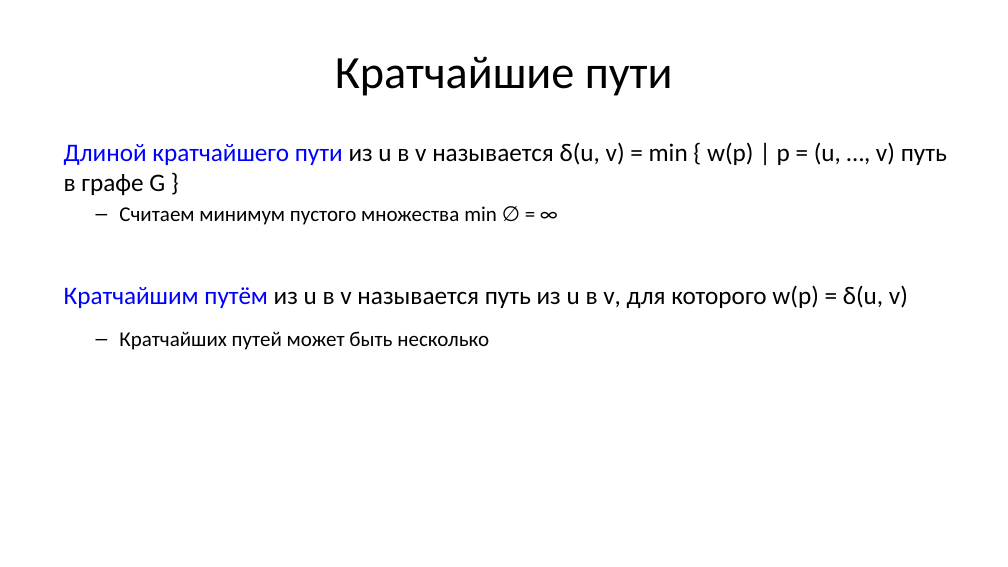
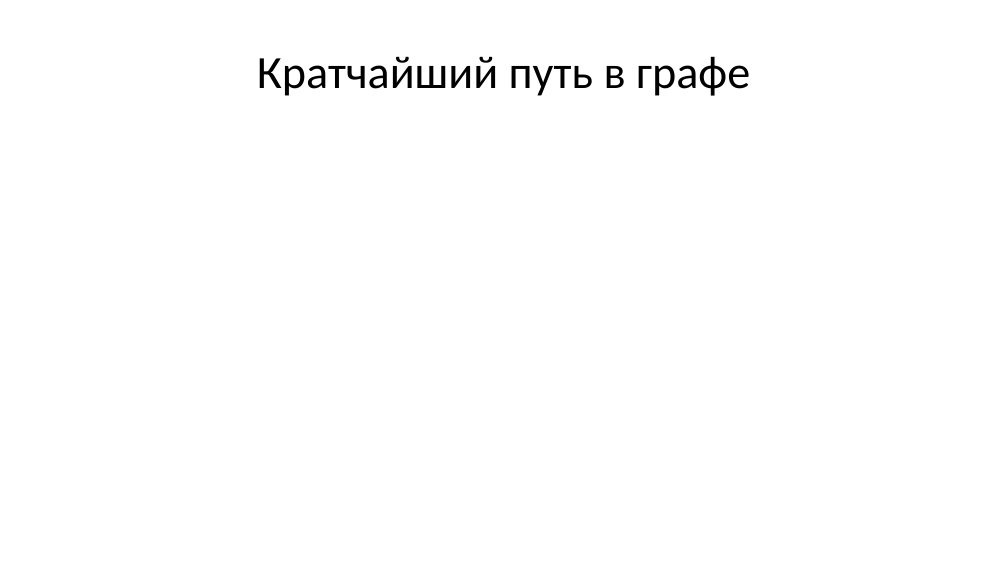
Before and after one commit to Evgueni-Petrov-aka-espetrov/Algorithms-and-Programming-in-C-pptx, a slide deck: slide 16 of 18 Кратчайшие пути и топсорт.pptx (slide 5 before the commit). Drawn at 1008x567 pixels with LibreOffice and Linux fonts; fonts in the diff are those of the drawing. Boxes give left, top, right and bottom in pixels: in the first picture for what was removed or moved away, otherwise in the second. Text is boxed around its words. In the diff, an @@ line names an element or a change of style, - is before the commit and + after.

```diff
--- a/18 Кратчайшие пути и топсорт.pptx
+++ b/18 Кратчайшие пути и топсорт.pptx
@@ title at <box>257,56,750,96</box>: text changed @@
-Кратчайшие пути
+Кратчайший путь в графе
@@ text removed at <box>64,142,947,350</box> @@
-Длиной кратчайшего пути из u в v называется δ(u, v) = min { w(p) | p = (u, …, v) путь в графе G }
-  – Считаем минимум пустого множества min ∅ = ∞
-Кратчайшим путём из u в v называется путь из u в v, для которого w(p) = δ(u, v)
-  – Кратчайших путей может быть несколько
```
Also in this commit, not shown: 25 other slides changed, 147 slides added, 9 slides removed.
